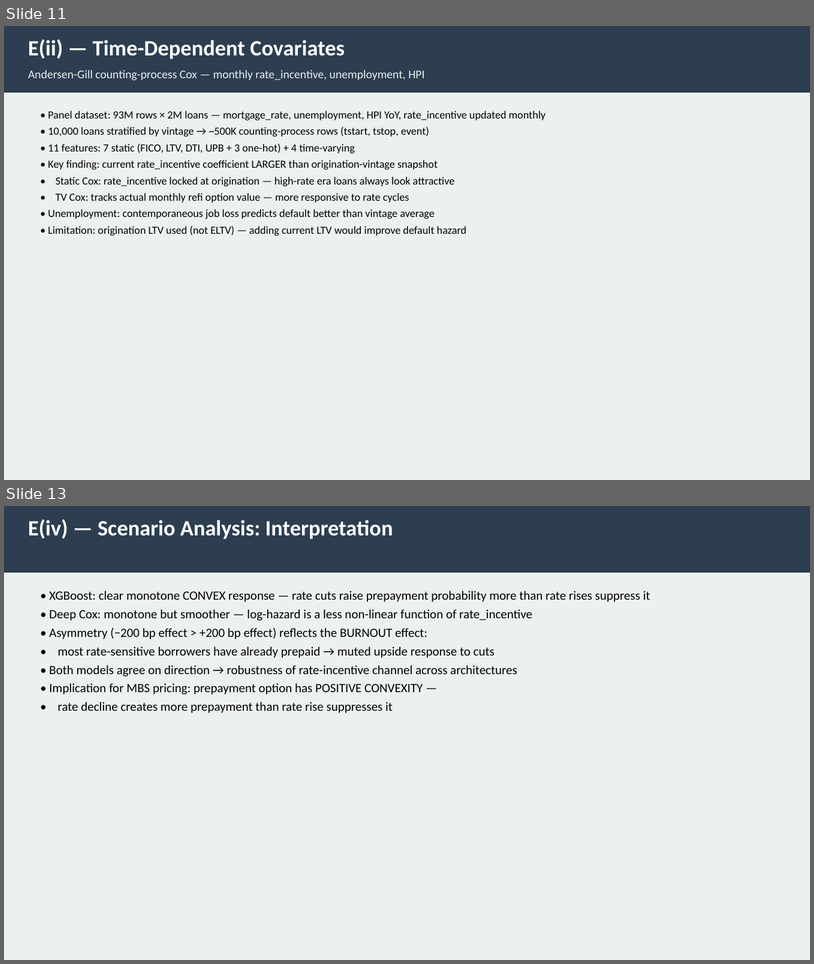
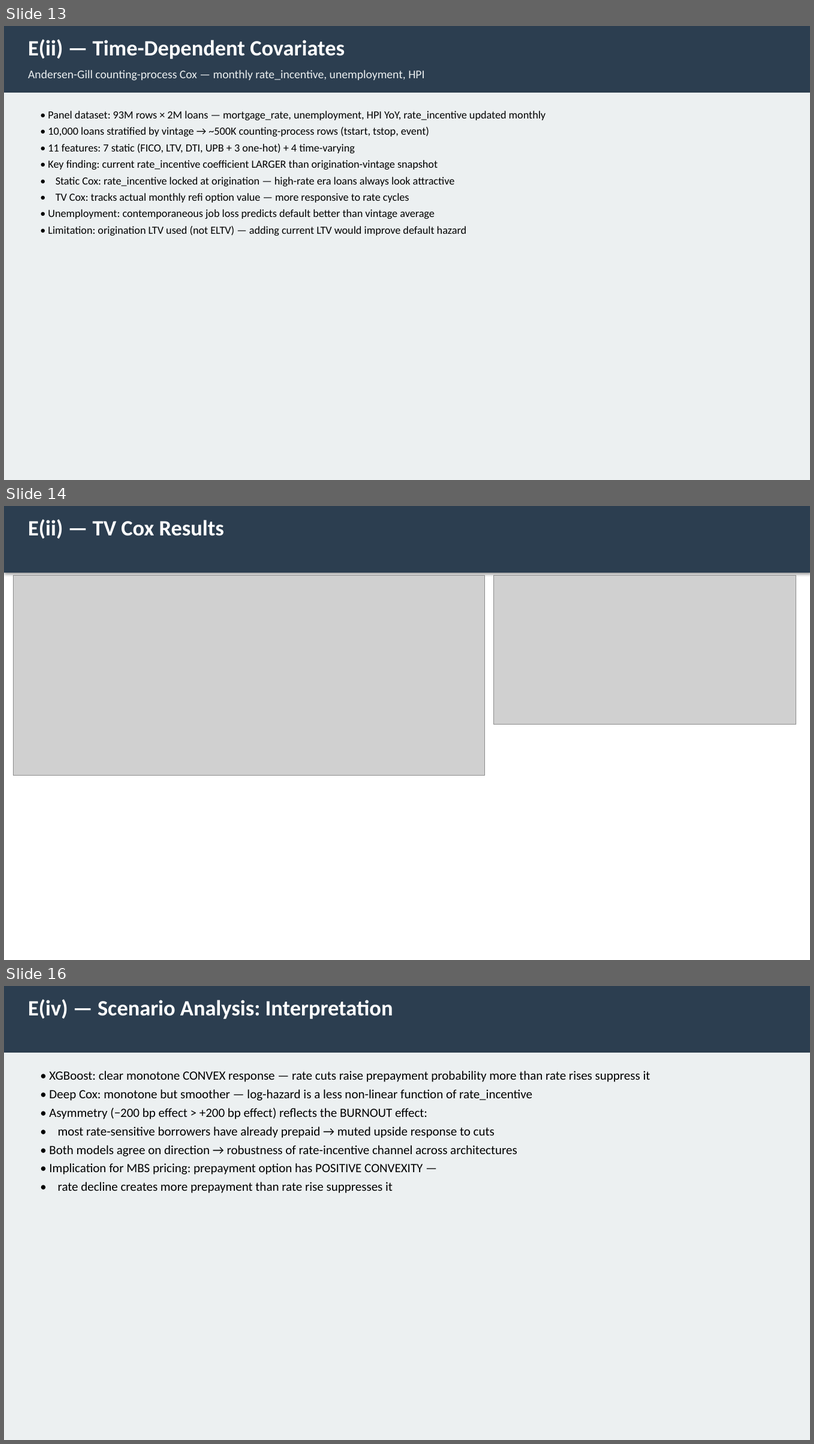
Before and after one commit to liny-r/IR-C-Assignment3, a slide deck: processed/PartE_Presentation.pptx. Shown one above the other, each under a label of ours: slides 11 and 13 before the commit, slides 13, 14 and 16 after it; the slides between them are not shown. The pictures are 814x964 and 814x1444 pixels, drawn with LibreOffice and Linux fonts; fonts in the diff are those of the drawing; grey boxes stand for pictures. Boxes give left, top, right and bottom in pixels: in the first picture for what was removed or moved away, otherwise in the second. Text is boxed around its words. In the diff, an @@ line names an element or a change of style, - is before the commit and + after.

```diff
--- a/processed/PartE_Presentation.pptx
+++ b/processed/PartE_Presentation.pptx
@@ slide 14 added at [4,506,810,960], background #FFFFFF @@
@@ rectangle added at [4,506,810,573], fill #2C3E50 @@
@@ text added at [28,519,224,539], 26 pt, text #FFFFFF, bold @@
+E(ii) — TV Cox Results
@@ picture added at [13,576,485,775] @@
@@ picture added at [494,576,797,724] @@
@@ what was slide 11 is now slide 13 @@
@@ what was slide 13 is now slide 16 @@
```
Also in this commit, not shown: 2 slides changed, 3 other slides added, 1 slide removed, 8 other files.
